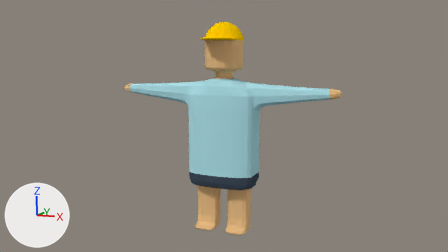
The Blender file introduction/blend/010_011.blend, before and after one commit.
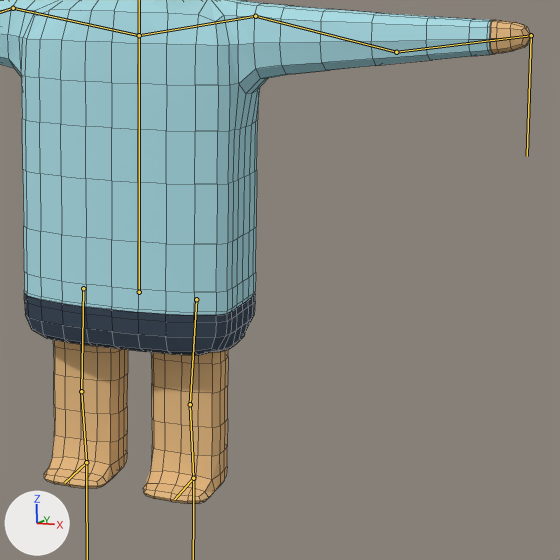
Each version is shown from the file's camera 'Camera', then close up on the part from 41% to 78% of the width and 33% to 100% of the height. Every picture has the same lights, and +X, +Y and +Z are marked at lower left. Both versions are drawn at the pose saved in each file; the numbers are the values there. The bones that bend it are drawn over the model as lines in the close-ups. The close-ups show mesh edges as thin lines.

Names of what the first close-up shows: '立方体'.
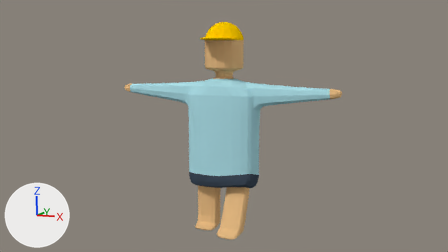
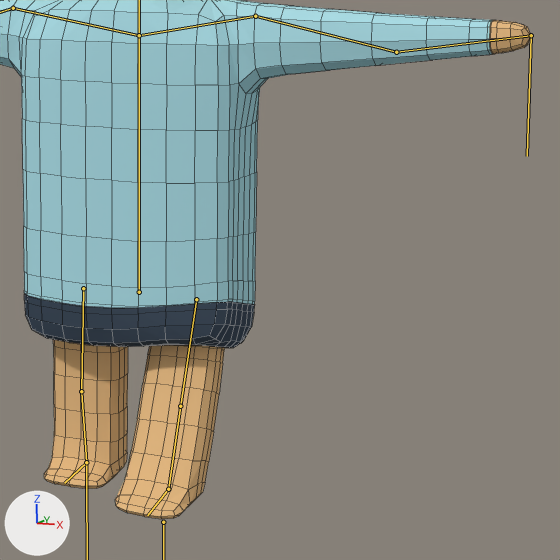
Location of each change, [x1, y1, x2, y2] in pixels of the close-ups (560 x 560 px):
'立方体', posed
    before: [0, 0, 531, 504]
    after: [0, 0, 531, 519]
bone 'Leg.002.L', root to tip
    before: (193, 478) to (174, 499)
    after: (168, 489) to (147, 515)

What the commit changed:
Bone 'Leg.002.L' (bone_leg_002_l) turns from (0, 0, 0) to (34, 0, 0) degrees about its own x, y and z.
Bone 'Leg.003.L' (bone_leg_003_l) moves from (0.0, 0.0, 0.0) to (0.0, 0.15, -0.76).
